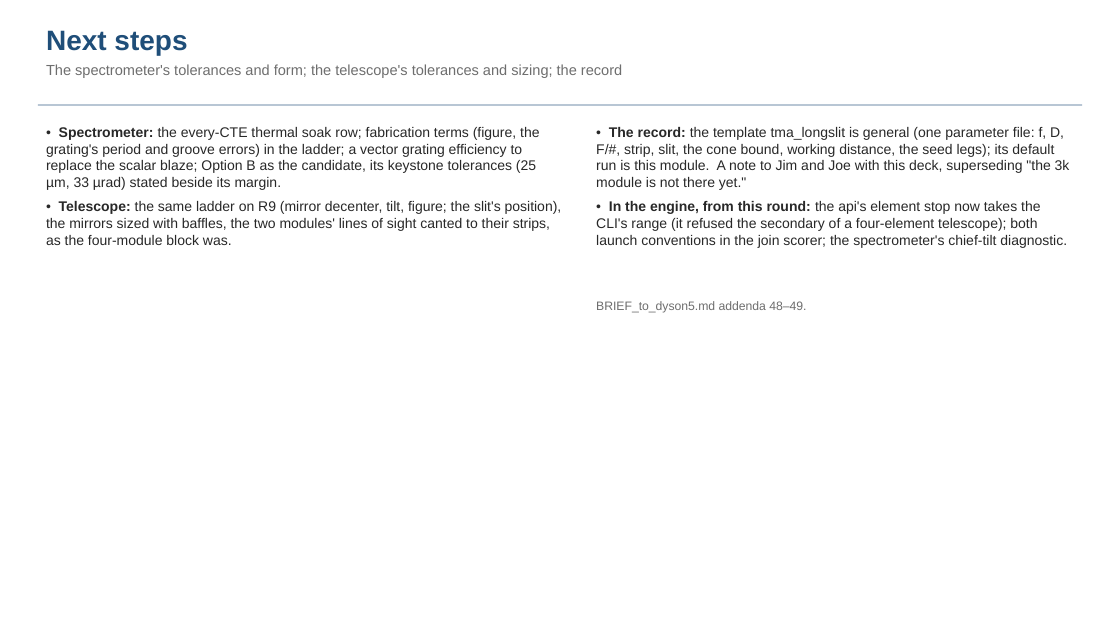
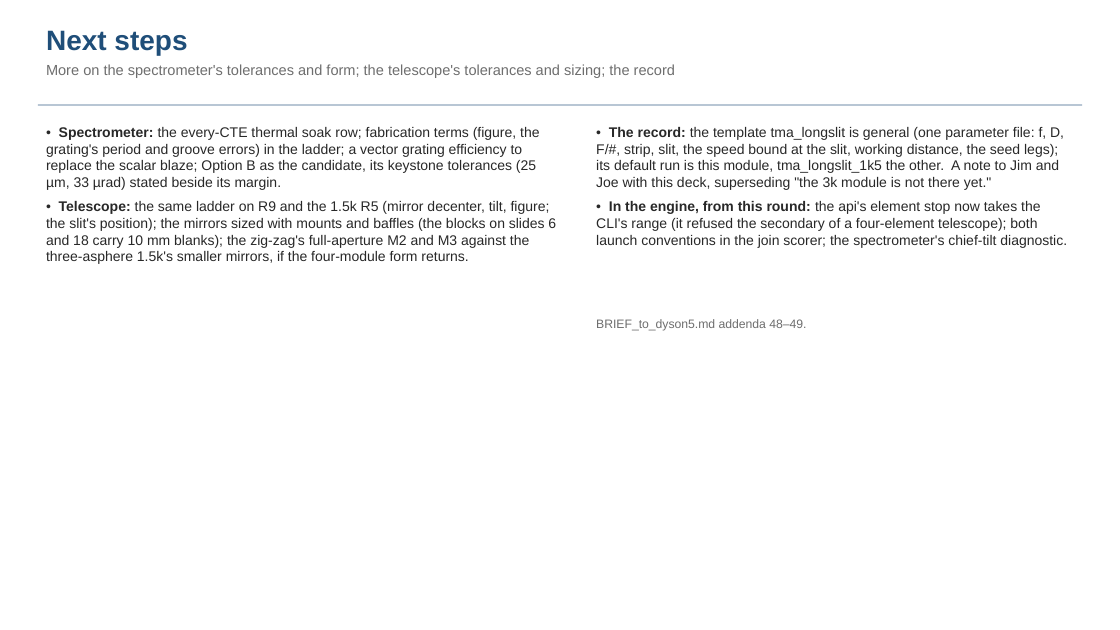
Before and after one commit to nasa-jpl/macos, a slide deck: slide 20 of demo_session/deck_dyson_3k_baseline.pptx (slide 18 before the commit). Drawn at 1120x630 pixels with LibreOffice and Linux fonts; fonts in the diff are those of the drawing. Boxes give left, top, right and bottom in pixels: in the first picture for what was removed or moved away, otherwise in the second. Text is boxed around its words. In the diff, an @@ line names an element or a change of style, - is before the commit and + after.

```diff
--- a/demo_session/deck_dyson_3k_baseline.pptx
+++ b/demo_session/deck_dyson_3k_baseline.pptx
@@ text at (46, 64, 675, 78): text changed @@
-The spectrometer's tolerances and form; the telescope's tolerances and sizing; the record
+More on the spectrometer's tolerances and form; the telescope's tolerances and sizing; the record
@@ text at (596, 127, 1064, 190): text changed @@
-• The record: the template tma_longslit is general (one parameter file: f, D, F/#, strip, slit, the cone bound, working distance, the seed legs); its default run is this module. A note to Jim and Joe with this deck, superseding "the 3k module is not there yet."
+• The record: the template tma_longslit is general (one parameter file: f, D, F/#, strip, slit, the speed bound at the slit, working distance, the seed legs); its default run is this module, tma_longslit_1k5 the other. A note to Jim and Joe with this deck, superseding "the 3k module is not there yet."
@@ text at (46, 201, 556, 264): text changed @@
-• Telescope: the same ladder on R9 (mirror decenter, tilt, figure; the slit's position), the mirrors sized with baffles, the two modules' lines of sight canted to their strips, as the four-module block was.
+• Telescope: the same ladder on R9 and the 1.5k R5 (mirror decenter, tilt, figure; the slit's position); the mirrors sized with mounts and baffles (the blocks on slides 6 and 18 carry 10 mm blanks); the zig-zag's full-aperture M2 and M3 against the three-asphere 1.5k's smaller mirrors, if the four-module form returns.
@@ text "BRIEF_to_dyson5.md addenda 48–49.": place and size @@
-text "BRIEF_to_dyson5.md addenda 48–49." at (596, 301, 806, 313)
+text "BRIEF_to_dyson5.md addenda 48–49." at (596, 319, 806, 331)
```
Also in this commit, not shown: 19 other slides changed, 2 slides added, 3 other files.
